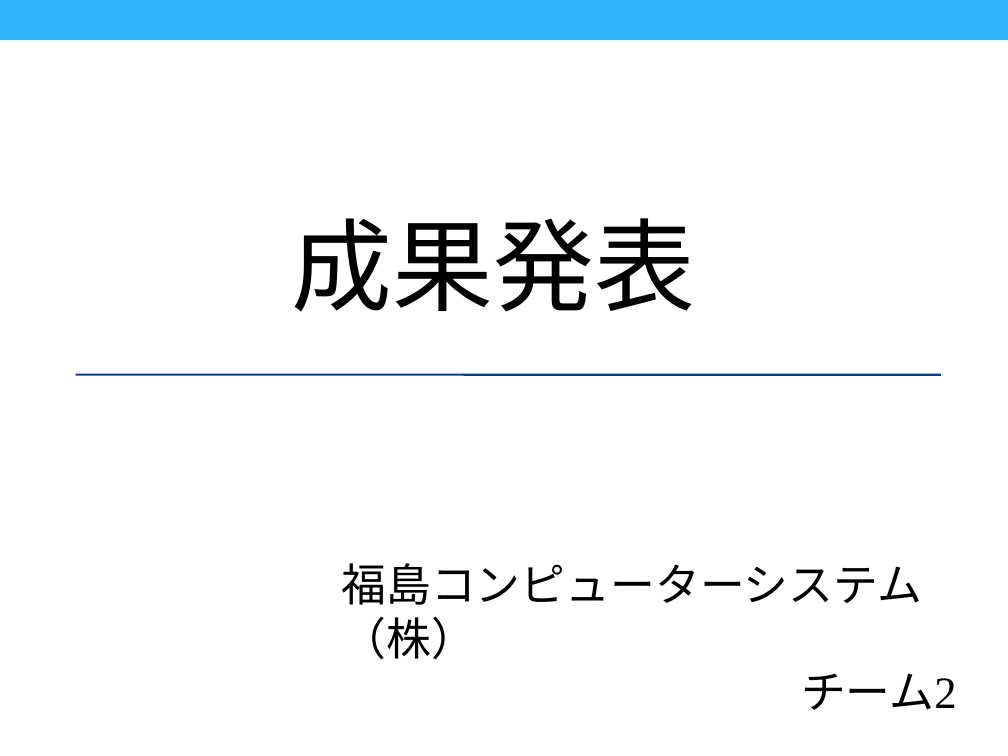
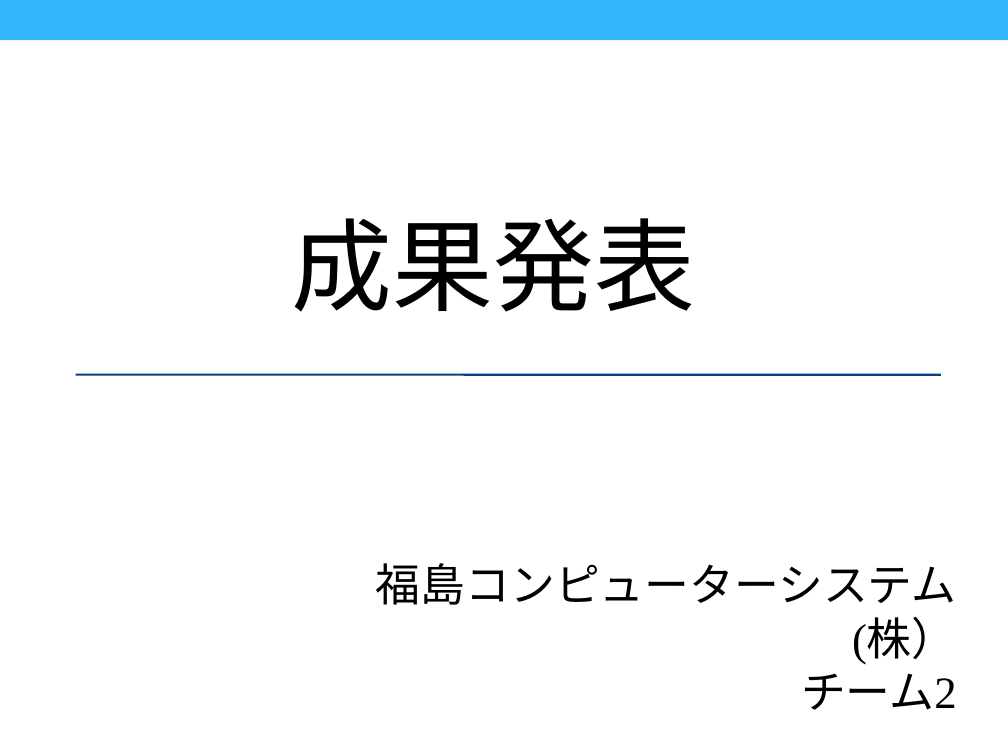
Before and after one commit to hiroki-takahashi-fcs/Connect2016inKoriyama, a slide deck: slide 1 of ハッカソン発表.pptx. Drawn at 1008x756 pixels with LibreOffice and Linux fonts; fonts in the diff are those of the drawing. Boxes give left, top, right and bottom in pixels: in the first picture for what was removed or moved away, otherwise in the second. Text is boxed around its words. In the diff, an @@ line names an element or a change of style, - is before the commit and + after.

```diff
--- a/ハッカソン発表.pptx
+++ b/ハッカソン発表.pptx
@@ text at [376,563,957,664]: text changed @@
-福島コンピューターシステム（株）
+福島コンピューターシステム(株）
```
Also in this commit, not shown: 3 other slides changed, 1 slide added.
